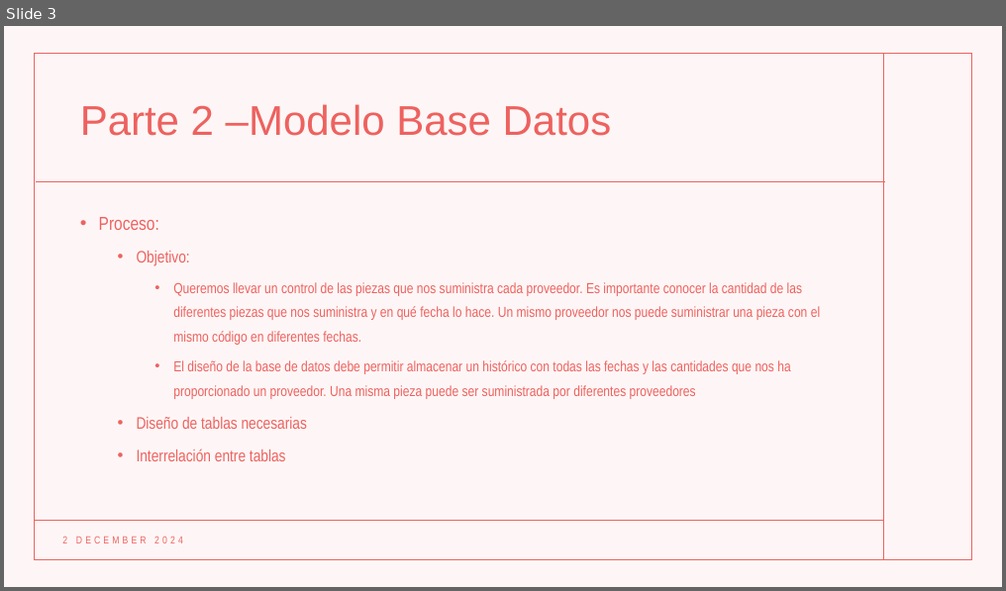
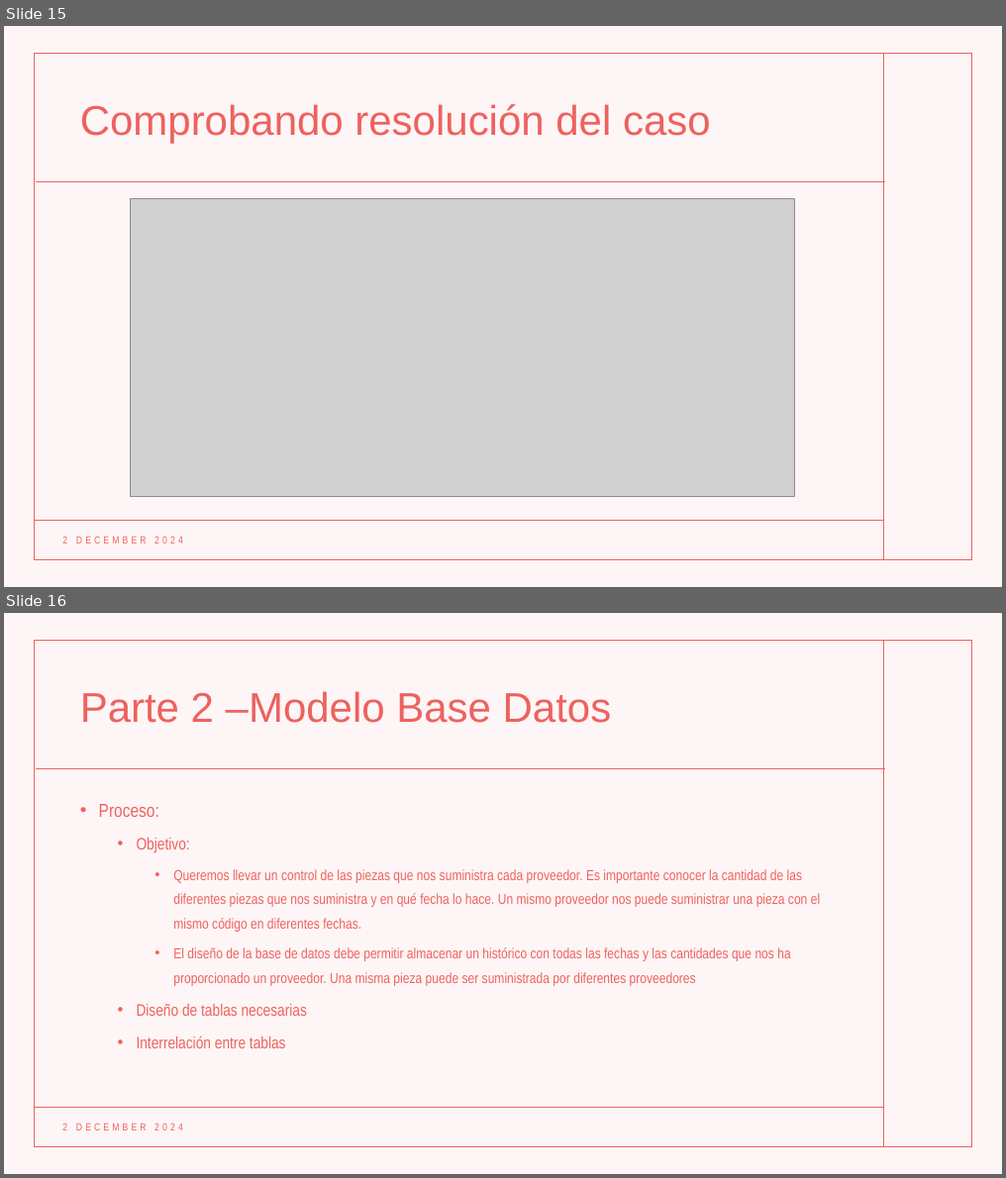
Before and after one commit to Rommel-DS/Team-Challenge---Sherlock-SQL, a slide deck: TEAM CHALLENGE.pptx. Shown one above the other, each under a label of ours: slide 3 before the commit, slides 15 and 16 after it. The pictures are 1006x591 and 1006x1178 pixels, drawn with LibreOffice and Linux fonts; fonts in the diff are those of the drawing; grey boxes stand for pictures. Boxes give left, top, right and bottom in pixels: in the first picture for what was removed or moved away, otherwise in the second. Text is boxed around its words. In the diff, an @@ line names an element or a change of style, - is before the commit and + after.

```diff
--- a/TEAM CHALLENGE.pptx
+++ b/TEAM CHALLENGE.pptx
@@ slide 15 added at box(4, 26, 1002, 587), background #FFFFFF; not listed: 5 template elements that a slide beside it also shows @@
@@ title added at box(80, 104, 711, 143), 40 pt, text #ED625F @@
+Comprobando resolución del caso
@@ picture added at box(131, 199, 795, 497) @@
@@ text added at box(62, 536, 183, 544), 10 pt, text #ED625F @@
+2 DECEMBER 2024
@@ what was slide 3 is now slide 16 @@
```
Also in this commit, not shown: 12 other slides added.
